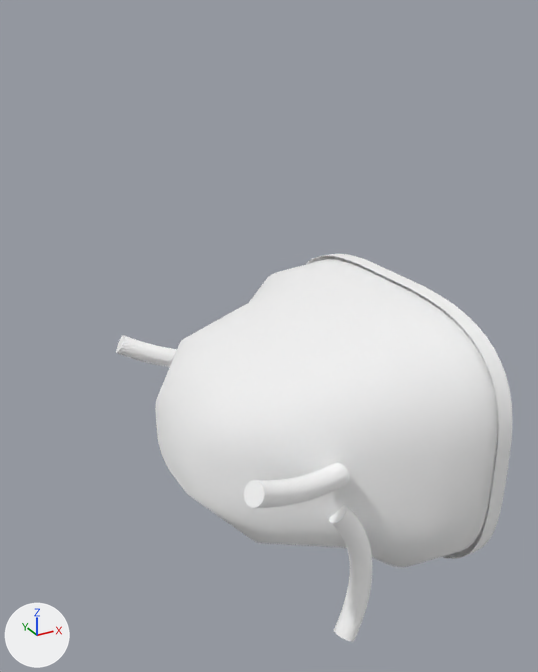
Renders of the glTF model Data/BikesV2/kits/corvano_classic__front2.glb from each side of a commit.
Rendered twice from a 50 mm lens placed at (1.132, -0.277, 1.074), pointed at (1.284, -0.002, 0.936). Arrows for +X, +Y and +Z are at lower left; the lights stay in place. The older version comes first. Vertices at exactly the same position are counted once.

Script lines for the objects in view, before the commit:
```python
me_mesh_0 = bpy.data.meshes.new('Mesh_0')
me_mesh_0.from_pydata(...)  # 3009 vertices, 5586 faces; spans x 1.234..1.375, y -0.087..0.087, z 0.819..0.954
# faces by material slot: [480, 1016, 320, 1120, 876, 148, 1626]
me_mesh_0.materials.append(mat_s052)  # white #ffffff
me_mesh_0.materials.append(mat_s053)  # white #ffffff
me_mesh_0.materials.append(mat_s054)  # white #ffffff
me_mesh_0.materials.append(mat_s055)  # white #ffffff
me_mesh_0.materials.append(mat_s056)  # white #ffffff
me_mesh_0.materials.append(mat_s057)  # white #ffffff
me_mesh_0.materials.append(mat_s058)  # white #ffffff
ob_corvano_classic__front2 = bpy.data.objects.new('corvano_classic__front2', me_mesh_0)
ob_corvano_classic__front2.location = (0.0, 0.0, 0.0)
```
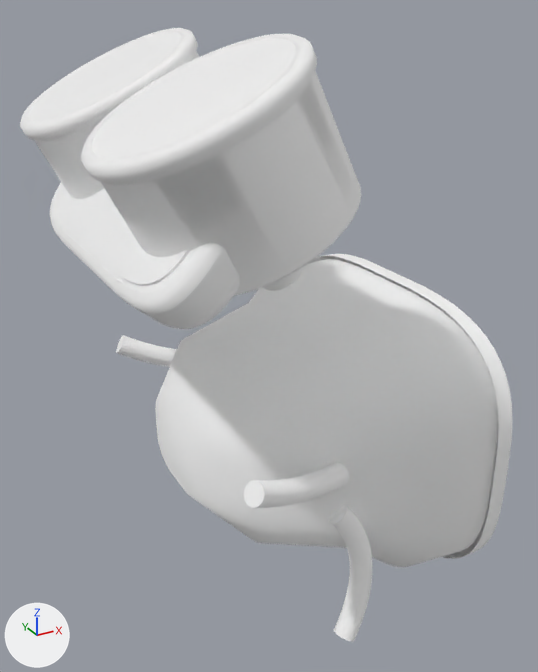
Where the change shows, as pixel boxes [x1, y1, x2, y2] in the pictures (538 x 672 px):
'corvano_classic__front2', reshaped (24% wider, 58% taller)
    before: [116, 254, 513, 642]
    after: [20, 28, 513, 642]
part 1 of me_mesh_0, added
    after: [20, 28, 361, 329]

The change, as a list of edits to the scene's bpy script:
```text
Add mat_s064:
    mat_s064 = principled_material('s064')
    mat_s064.base_color = (1.0, 1.0, 1.0)  # white #ffffff
    mat_s064.metallic = 1.0
    mat_s064.roughness = 1.0
Add mat_s061:
    mat_s061 = principled_material('s061')
    mat_s061.base_color = (1.0, 1.0, 1.0)  # white #ffffff
    mat_s061.metallic = 1.0
    mat_s061.roughness = 1.0
Add mat_s062:
    mat_s062 = principled_material('s062')
    mat_s062.base_color = (1.0, 1.0, 1.0)  # white #ffffff
    mat_s062.metallic = 1.0
    mat_s062.roughness = 1.0
Add mat_s059:
    mat_s059 = principled_material('s059')
    mat_s059.base_color = (1.0, 1.0, 1.0)  # white #ffffff
    mat_s059.metallic = 1.0
    mat_s059.roughness = 1.0
Add mat_s063:
    mat_s063 = principled_material('s063')
    mat_s063.base_color = (1.0, 1.0, 1.0)  # white #ffffff
    mat_s063.metallic = 1.0
    mat_s063.roughness = 1.0
Add mat_s060:
    mat_s060 = principled_material('s060')
    mat_s060.base_color = (1.0, 1.0, 1.0)  # white #ffffff
    mat_s060.metallic = 1.0
    mat_s060.roughness = 1.0
Change me_mesh_0:
    used by ob_corvano_classic__front2; location = (0.0, 0.0, 0.0)
    remove me_mesh_0.from_pydata(...)  # 3009 vertices, 5586 faces; spans x 1.234..1.375, y -0.087..0.087, z 0.819..0.954
    add me_mesh_0.from_pydata(...)  # 5011 vertices, 9502 faces; spans x 1.195..1.375, y -0.087..0.087, z 0.819..1.066
    me_mesh_0 part 1: 2002 vertices added at x 1.195..1.29, y -0.087..0.087, z 0.973..1.066
    add me_mesh_0.materials.append(mat_s059)  # white #ffffff
    add me_mesh_0.materials.append(mat_s060)  # white #ffffff
    add me_mesh_0.materials.append(mat_s061)  # white #ffffff
    add me_mesh_0.materials.append(mat_s062)  # white #ffffff
    add me_mesh_0.materials.append(mat_s063)  # white #ffffff
    add me_mesh_0.materials.append(mat_s064)  # white #ffffff
```
